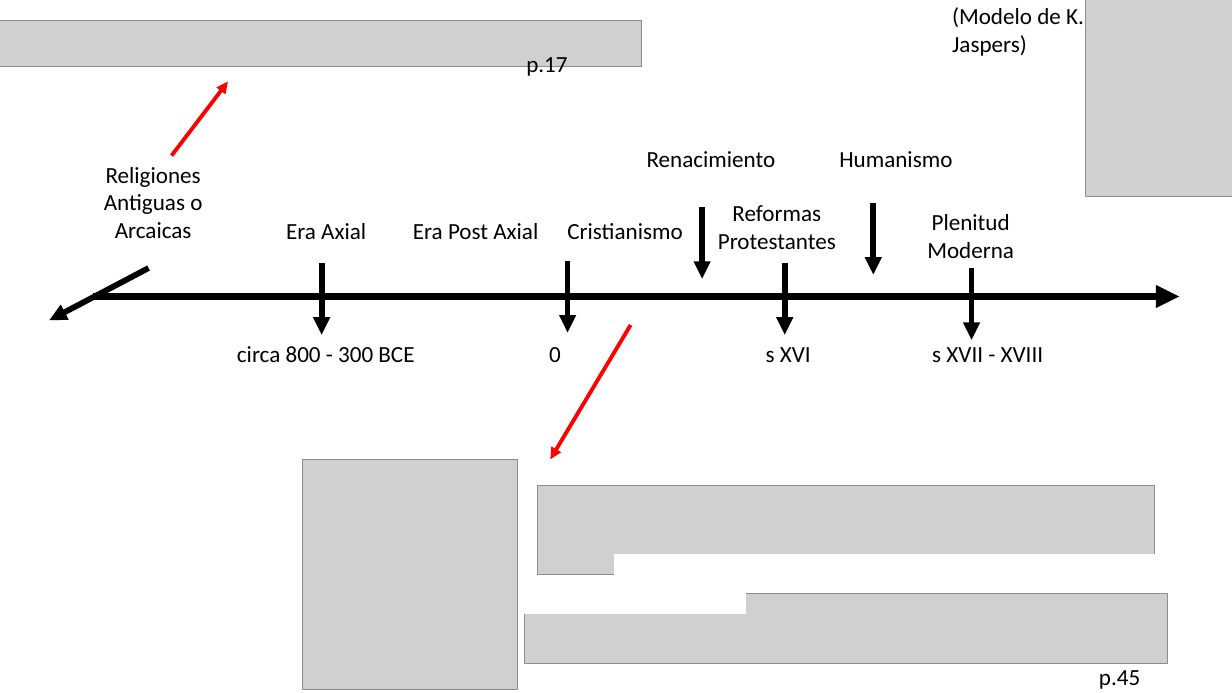
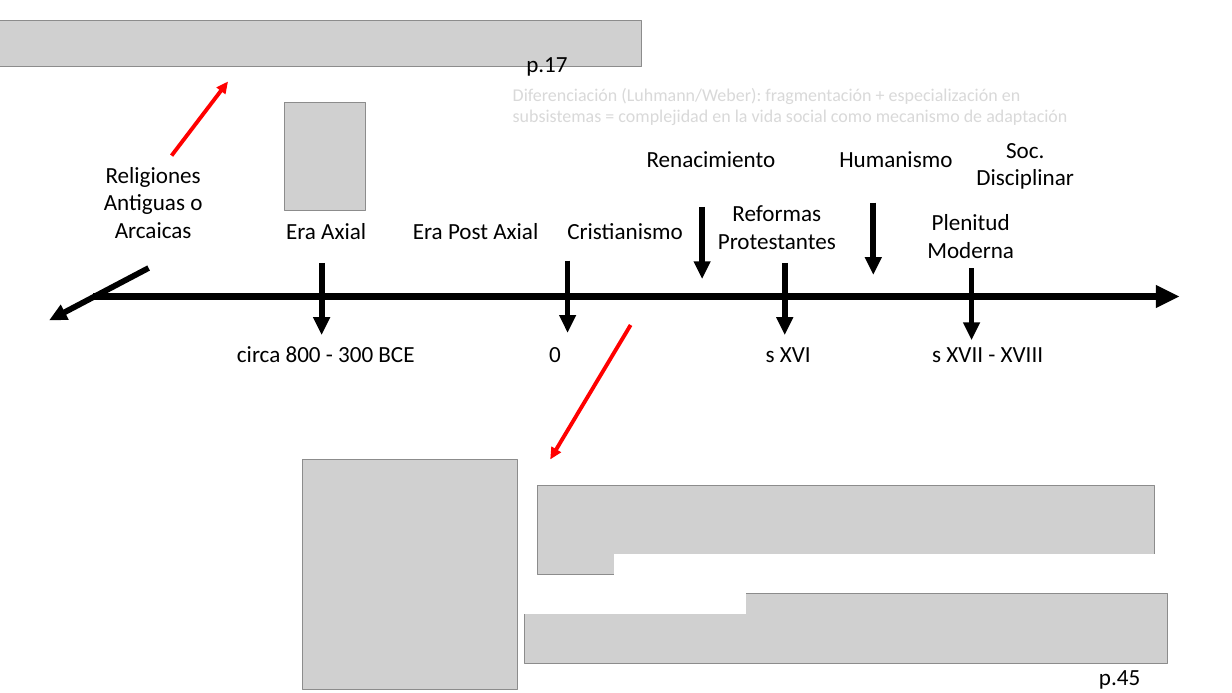
Before and after one commit to zaboltar/zaboltar.github.io, a slide deck: slide 4 of assets uarm/2023 2 UarmPCrit/Taylor - Era Secular 3 y 5.pptx (slide 3 before the commit). Drawn at 1232x693 pixels with LibreOffice and Linux fonts; fonts in the diff are those of the drawing; grey boxes stand for pictures. Boxes give left, top, right and bottom in pixels: in the first picture for what was removed or moved away, otherwise in the second. Text is boxed around its words. In the diff, an @@ line names an element or a change of style, - is before the commit and + after.

```diff
--- a/assets uarm/2023 2 UarmPCrit/Taylor - Era Secular 3 y 5.pptx
+++ b/assets uarm/2023 2 UarmPCrit/Taylor - Era Secular 3 y 5.pptx
@@ text removed at <box>952,7,1084,56</box> @@
-(Modelo de K. Jaspers)
@@ text added at <box>513,84,1067,127</box>, 14 pt, text #D9D9D9 @@
+Diferenciación (Luhmann/Weber): fragmentación + especialización en subsistemas = complejidad en la vida social como mecanismo de adaptación
@@ picture: place and size @@
-picture at <box>1085,0,1232,196</box>
+picture at <box>285,103,366,211</box>
@@ text added at <box>976,143,1073,189</box>, 18 pt, text #000000 @@
+Soc. Disciplinar
```
Also in this commit, not shown: 5 other slides changed, 2 slides added, 1 other file.
